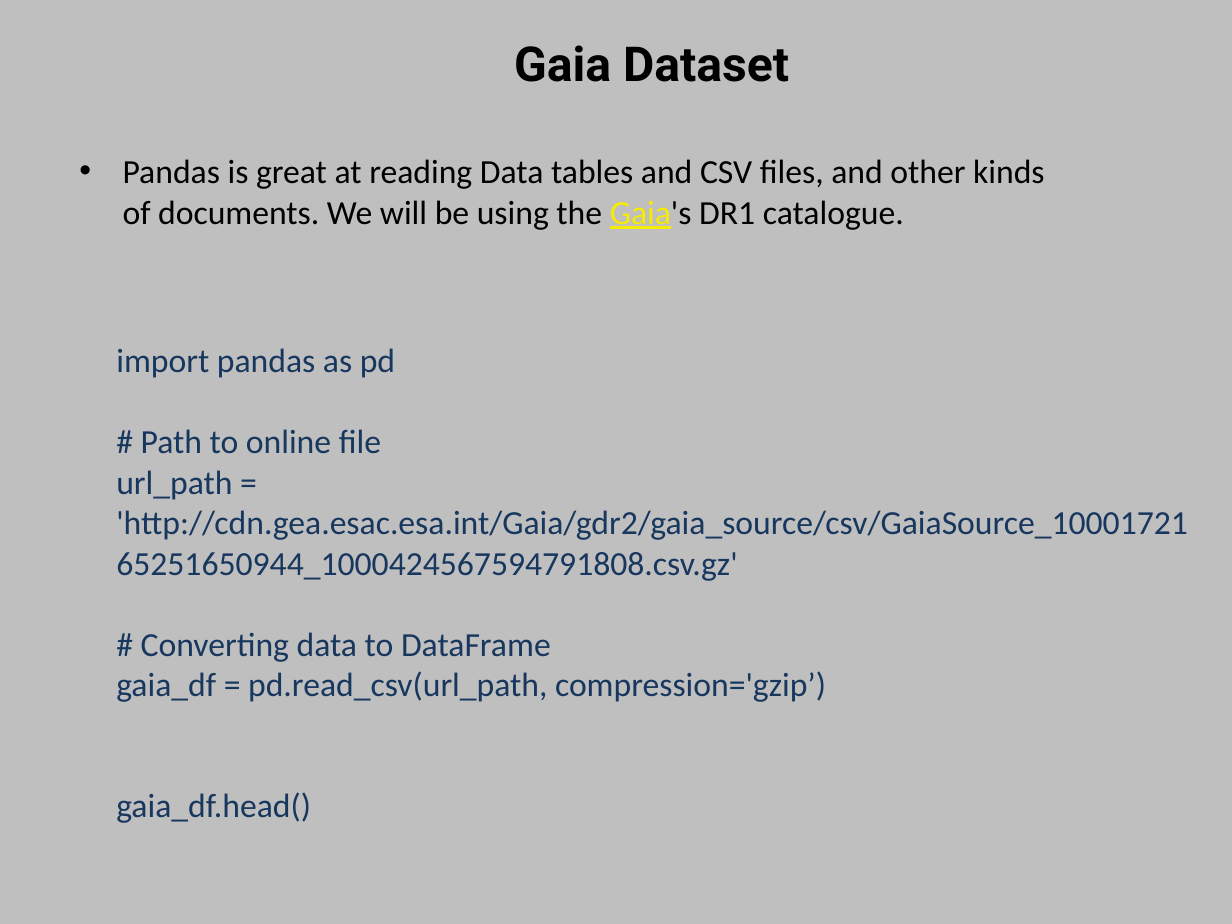
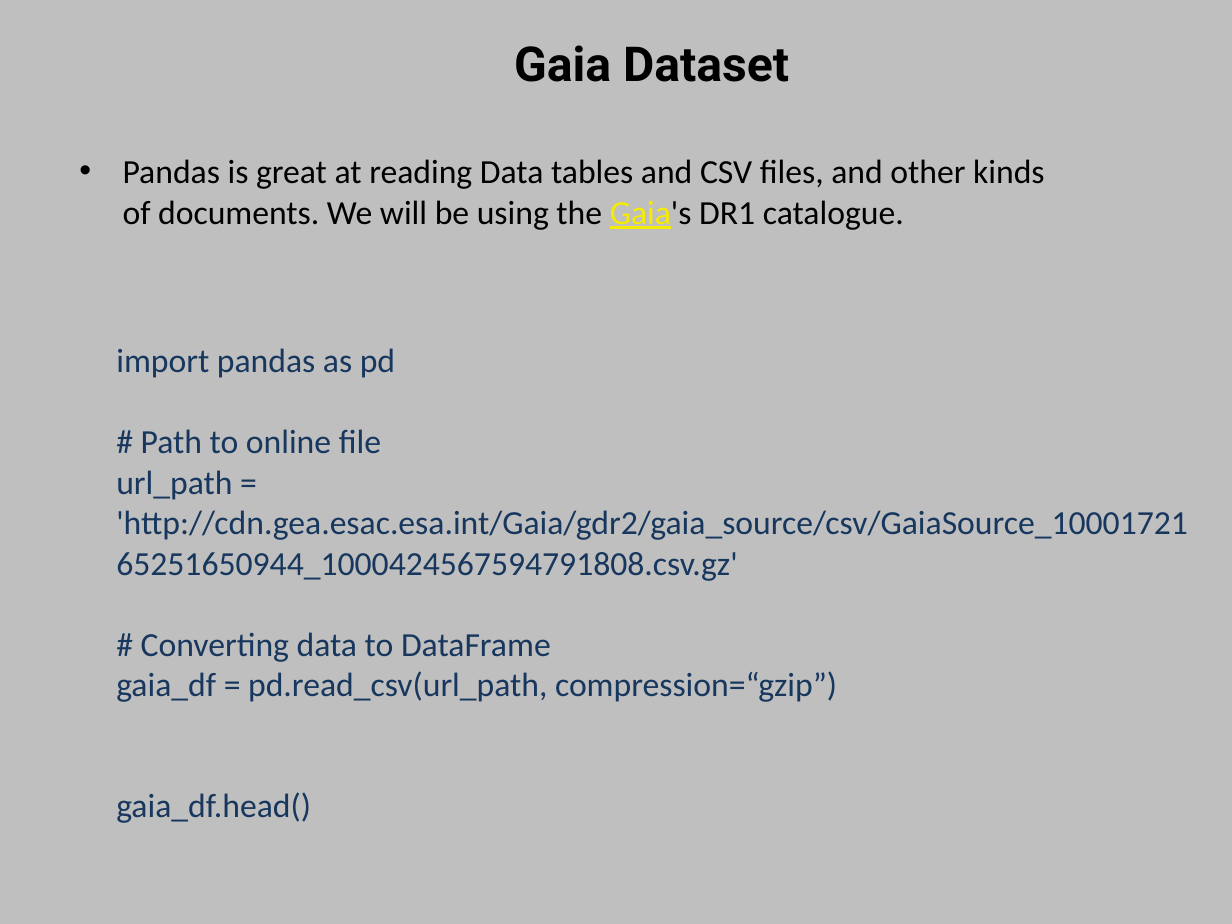
Before and after one commit to elcarrillo/computational_bootcamp_material, a slide deck: slide 20 of day 5-6-python packages/data_manipulation_python.pptx. Drawn at 1232x924 pixels with LibreOffice and Linux fonts; fonts in the diff are those of the drawing. Boxes give left, top, right and bottom in pixels: in the first picture for what was removed or moved away, otherwise in the second. Text is boxed around its words. In the diff, an @@ line names an element or a change of style, - is before the commit and + after.

```diff
--- a/day 5-6-python packages/data_manipulation_python.pptx
+++ b/day 5-6-python packages/data_manipulation_python.pptx
@@ text at (116, 671, 837, 702): text changed @@
-gaia_df = pd.read_csv(url_path, compression='gzip’)
+gaia_df = pd.read_csv(url_path, compression=“gzip”)
```
Also in this commit, not shown: 1 other slide changed, 9 other files.
